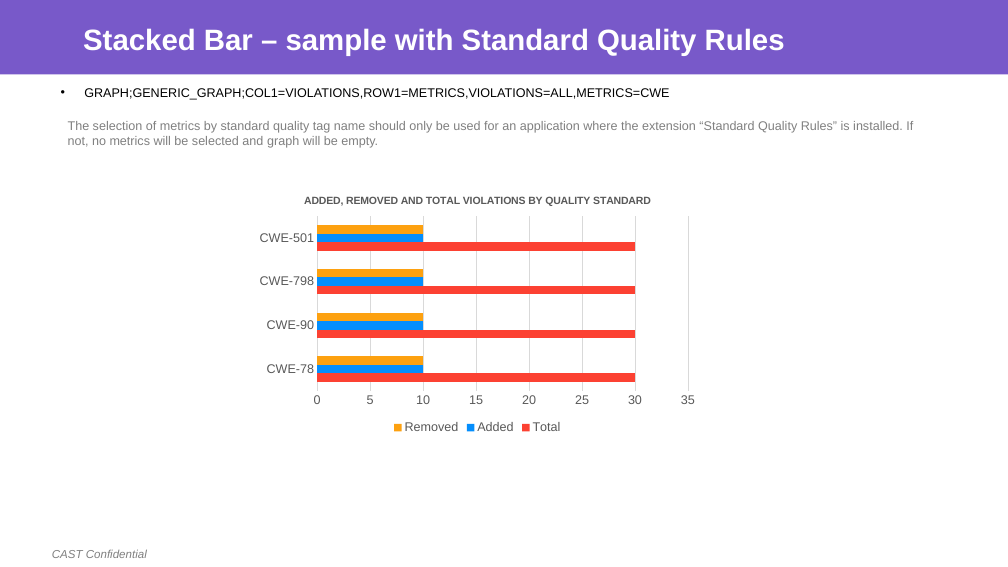
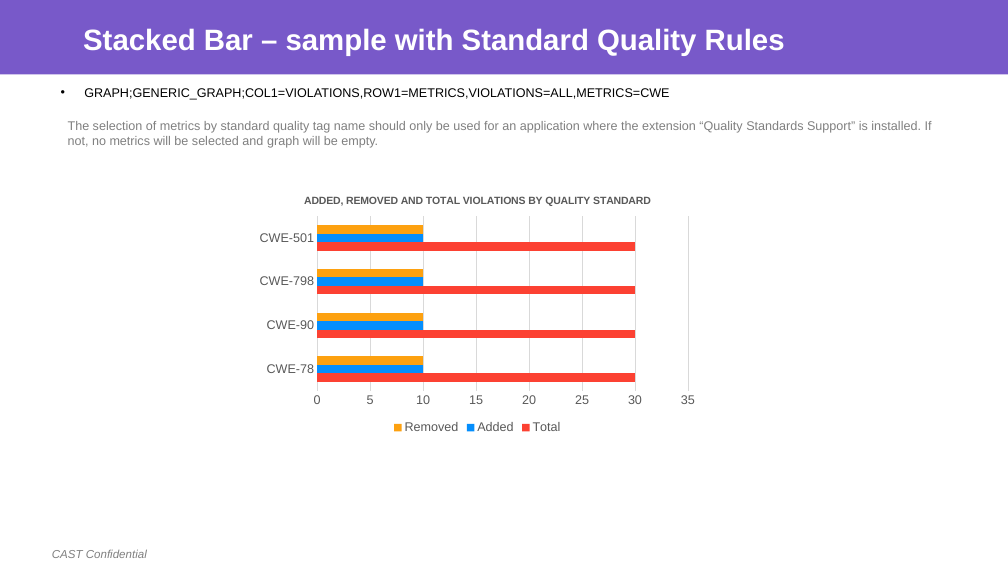
Before and after one commit to CAST-projects/ReportGenerator, a slide deck: slide 7 of CastReporting.Reporting/TemplatesFiles/Generic Graph Definition.pptx. Drawn at 1008x567 pixels with LibreOffice and Linux fonts; fonts in the diff are those of the drawing; background and template pictures are left out. Boxes give left, top, right and bottom in pixels: in the first picture for what was removed or moved away, otherwise in the second. Text is boxed around its words. In the diff, an @@ line names an element or a change of style, - is before the commit and + after.

Commit message:
REPORTGEN-397 : fix extension name in templates

```diff
--- a/CastReporting.Reporting/TemplatesFiles/Generic Graph Definition.pptx
+++ b/CastReporting.Reporting/TemplatesFiles/Generic Graph Definition.pptx
@@ text at <box>68,121,932,148</box>: text changed @@
-The selection of metrics by standard quality tag name should only be used for an application where the extension “Standard Quality Rules” is installed. If not, no metrics will be selected and graph will be empty.
+The selection of metrics by standard quality tag name should only be used for an application where the extension “Quality Standards Support” is installed. If not, no metrics will be selected and graph will be empty.
```
Also in this commit, not shown: 3 other files.
